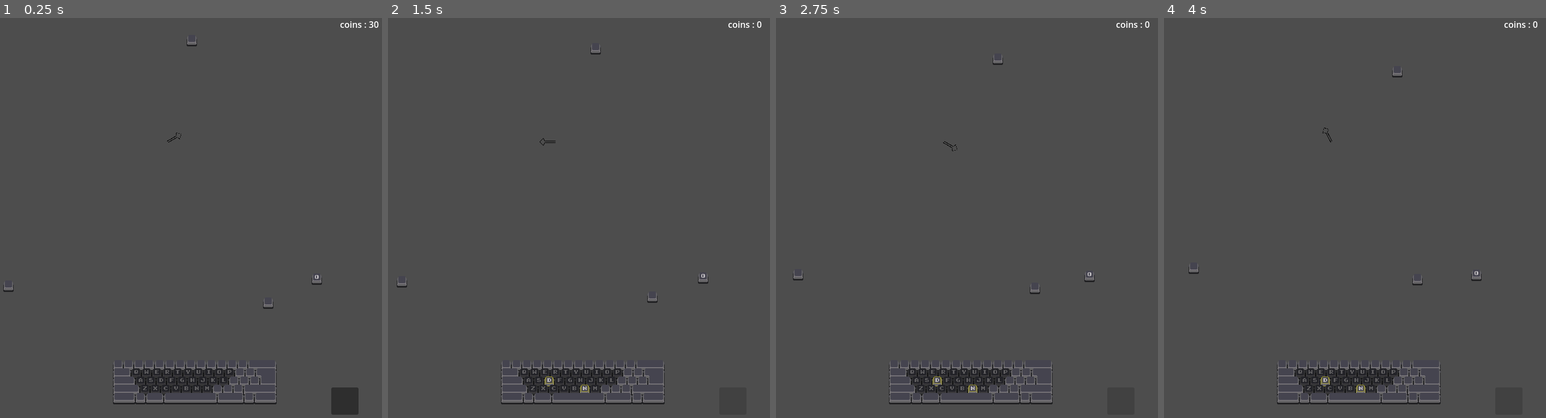
Above: before the commit, frames 1-4 (left to right).
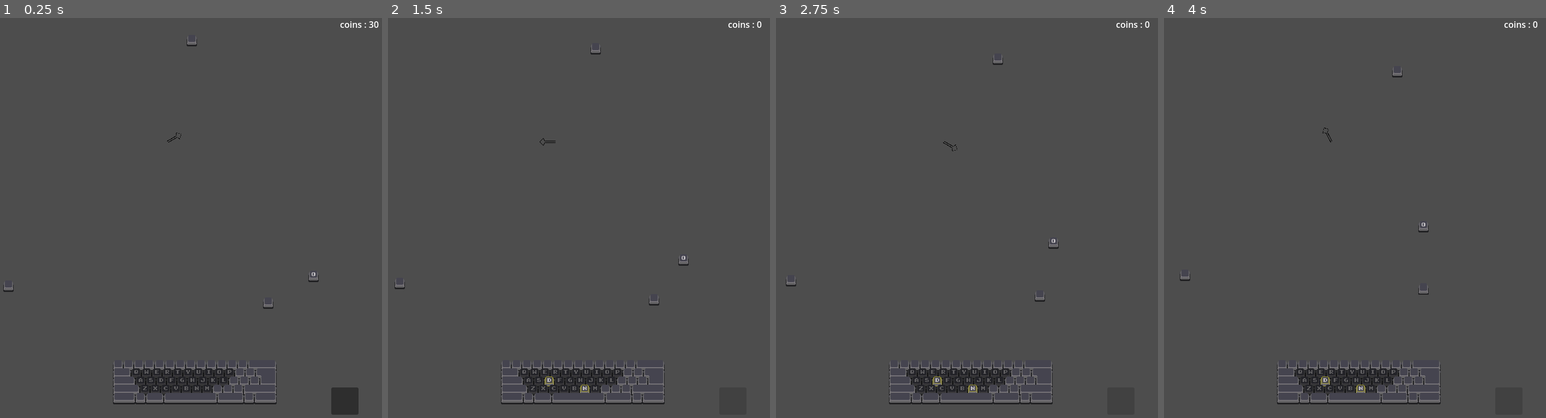
Above: after the commit, the same moments.

Repository: youchanje30/Help-Me-KeyBoard-Warrior
Game: Godot game, scene res://Scenes/test_main.tscn
Same seed, same stepped clock (60 frames per second), same inputs: the game is played once before the commit and once after it.
Inputs (mouse positions are in pixels of both pictures, inside the frame that each line leads up to):
- Up to frame 1 (0.25 s): no input
- Up to frame 2 (1.5 s): click (731, 402) at 0.5 s; click (731, 402) at 1.25 s
- Up to frame 3 (2.75 s): click (1119, 402) at 2 s
- Up to frame 4 (4 s): tap Enter (ui_accept) at 2.75, 3.02, 3.77 s

The runs differ from the first frame. In frame 1, less than 0.1% of the frame differs, in the area x 80-85%, y 63-67%; in frame 2, 0.1%, in the area x 1-84%, y 59-72%; in frame 3, 0.1%; in frame 4, 0.1%.

Commit message:
add curve expansion
get extent of curve

Diff:
--- a/Scenes/Enemys/JumpEnemy.tscn
+++ b/Scenes/Enemys/JumpEnemy.tscn
@@ -1,11 +1,13 @@
-[gd_scene load_steps=8 format=3 uid="uid://b08kr1bxh5jwh"]
+[gd_scene load_steps=9 format=3 uid="uid://b08kr1bxh5jwh"]
 
 [ext_resource type="Script" path="res://Scripts/Enemys/JumpEnemy.gd" id="1_w0y33"]
+[ext_resource type="Script" path="res://Scripts/Utility/CurveExpansion.gd" id="2_40hxd"]
 [ext_resource type="Texture2D" uid="uid://c33vrem1320xw" path="res://Sprites/Keyboards/AllKeys/EMPTY1.png" id="2_is6mj"]
 
-[sub_resource type="Curve" id="Curve_khcus"]
-_data = [Vector2(0.499382, 0), 0.0, 0.0, 0, 0, Vector2(0.747837, 1), 0.0, 0.0, 0, 0, Vector2(0.998764, 0.00483954), 0.0, 0.0, 0, 0]
+[sub_resource type="Curve" id="Curve_o5x7a"]
+_data = [Vector2(0.7, 0), 0.0, 0.0, 0, 0, Vector2(0.85, 1), 0.0, 0.0, 0, 0, Vector2(1, 0), 0.0, 0.0, 0, 0]
 point_count = 3
+script = ExtResource("2_40hxd")
 
 [sub_resource type="RectangleShape2D" id="RectangleShape2D_44i8h"]
 size = Vector2(19, 21)
@@ -47,9 +49,10 @@
 "RESET": SubResource("Animation_iyrhp")
 }
 
-[node name="JumpEnemy" type="Node2D"]
+[node name="JumpEnemy" type="Node2D" node_paths=PackedStringArray("anim")]
 script = ExtResource("1_w0y33")
-speed_curve = SubResource("Curve_khcus")
+speed_curve = SubResource("Curve_o5x7a")
+anim = NodePath("Animation Player")
 
 [node name="Sprite2D" type="Sprite2D" parent="."]
 texture = ExtResource("2_is6mj")
--- /dev/null
+++ b/Scenes/JumpEnemy.tres
@@ -0,0 +1,7 @@
+[gd_resource type="Curve" format=3 uid="uid://dxqjg63l1i6rw"]
+
+[resource]
+_data = [Vector2(0.4, 0), 0.0, 0.0, 0, 0, Vector2(0.499382, 0), 0.0, 0.0, 0, 0, Vector2(0.747837, 1), 0.0, 0.0, 0, 0, Vector2(1, 0), 0.0, 0.0, 0, 0]
+point_count = 4
+metadata/_snap_enabled = true
+metadata/_snap_count = 5
--- a/Scripts/Enemys/BaseEnemy.gd
+++ b/Scripts/Enemys/BaseEnemy.gd
@@ -3,9 +3,13 @@
 var move_vec : Vector2
 @export var speed : float = 3
 
+var distance : float = 1
+
 func _ready() -> void:
 	super._ready()
 	move_vec = -self.global_position.normalized()
+	distance = global_position.distance_to(Vector2.ZERO)
+	speed = distance / 10
 
 func move(delta):
 	translate(move_vec * speed * delta)
--- a/Scripts/Enemys/JumpEnemy.gd
+++ b/Scripts/Enemys/JumpEnemy.gd
@@ -1,14 +1,15 @@
 extends IEnemy
 
 var move_vec : Vector2
-@export var speed : float = 50
-@export var speed_curve : Curve
+var speed : float = 50
+@export var speed_curve : OwnCurve
 var cur_time : float
 
 func _ready() -> void:
 	super._ready()
 	move_vec = -self.global_position.normalized()
 	cur_time = 0
+	speed_curve.GetCurveExtent()
 
 func move(delta):
 	var time = clampf(cur_time + delta, 0, 1)
--- /dev/null
+++ b/Scripts/Utility/CurveExpansion.gd
@@ -0,0 +1,13 @@
+extends Curve
+class_name OwnCurve
+
+# 커브의 더 많은 기능이 필요해서 만들기로 함
+
+
+func GetCurveExtent() -> float:
+	var extent : float = 0
+	for i in range(bake_resolution):
+		extent += sample(float(i)/bake_resolution)
+	extent /= bake_resolution
+	print(extent)
+	return extent
